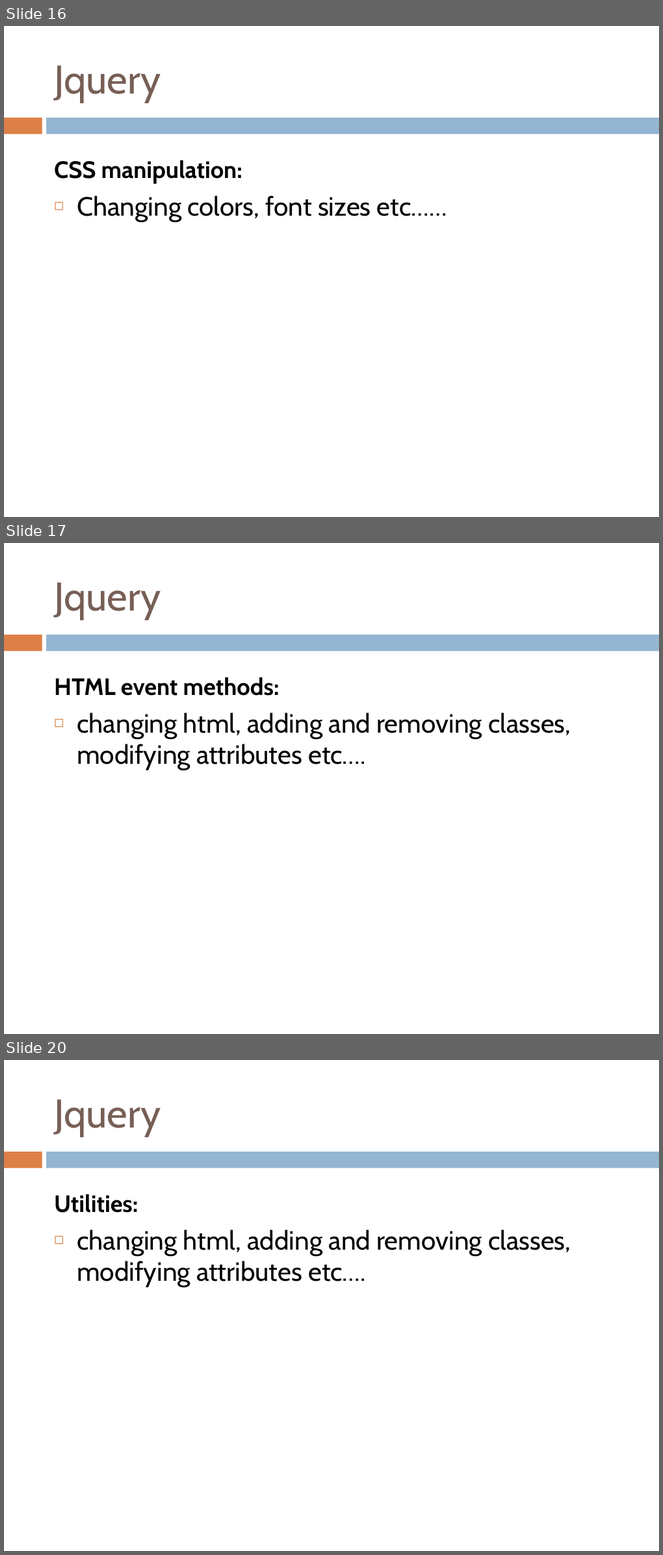
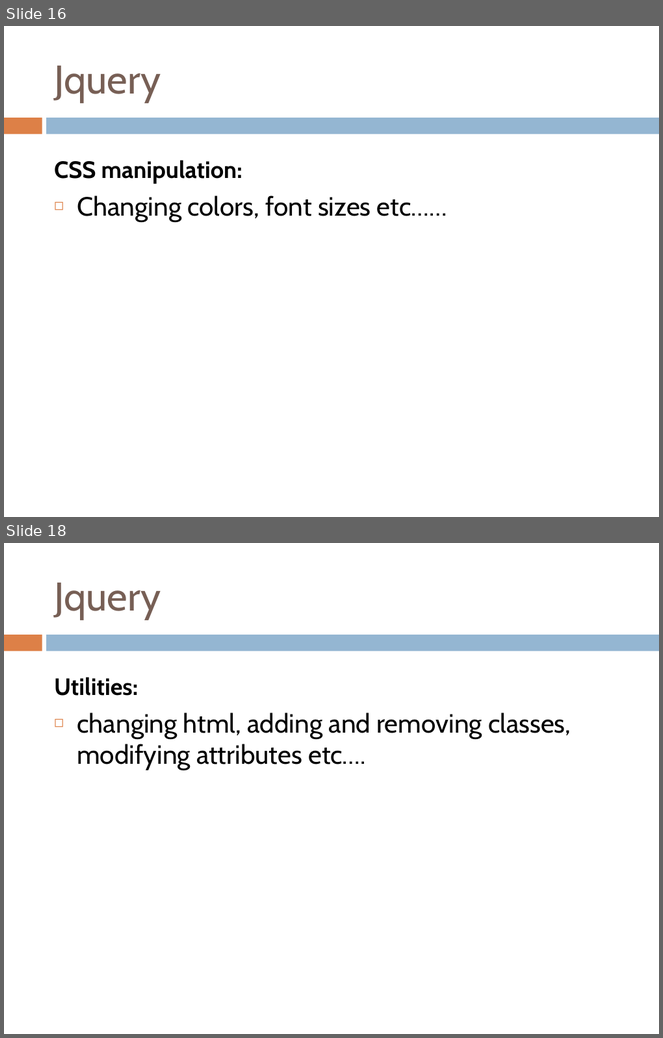
Before and after one commit to yedukondalurd/PPT, a slide deck: Advanced Javascript Day-2.pptx. Shown one above the other, each under a label of ours: slides 16, 17 and 20 before the commit, slides 16 and 18 after it; the slides between them are not shown. The pictures are 663x1555 and 663x1038 pixels, drawn with LibreOffice and Linux fonts; fonts in the diff are those of the drawing. Boxes give left, top, right and bottom in pixels: in the first picture for what was removed or moved away, otherwise in the second. Text is boxed around its words. In the diff, an @@ line names an element or a change of style, - is before the commit and + after.

```diff
--- a/Advanced Javascript Day-2.pptx
+++ b/Advanced Javascript Day-2.pptx
@@ slide 17 removed at (4, 543, 659, 1034), background #FFFFFF; not listed: 2 template elements that a slide beside it also shows @@
@@ title removed at (54, 583, 161, 620) @@
-Jquery
@@ text removed at (54, 677, 571, 771) @@
-  HTML event methods:
-◻ changing html, adding and removing classes, modifying attributes etc….
@@ what was slide 20 is now slide 18 @@
```
Also in this commit, not shown: 2 slides changed, 1 other slide removed.
